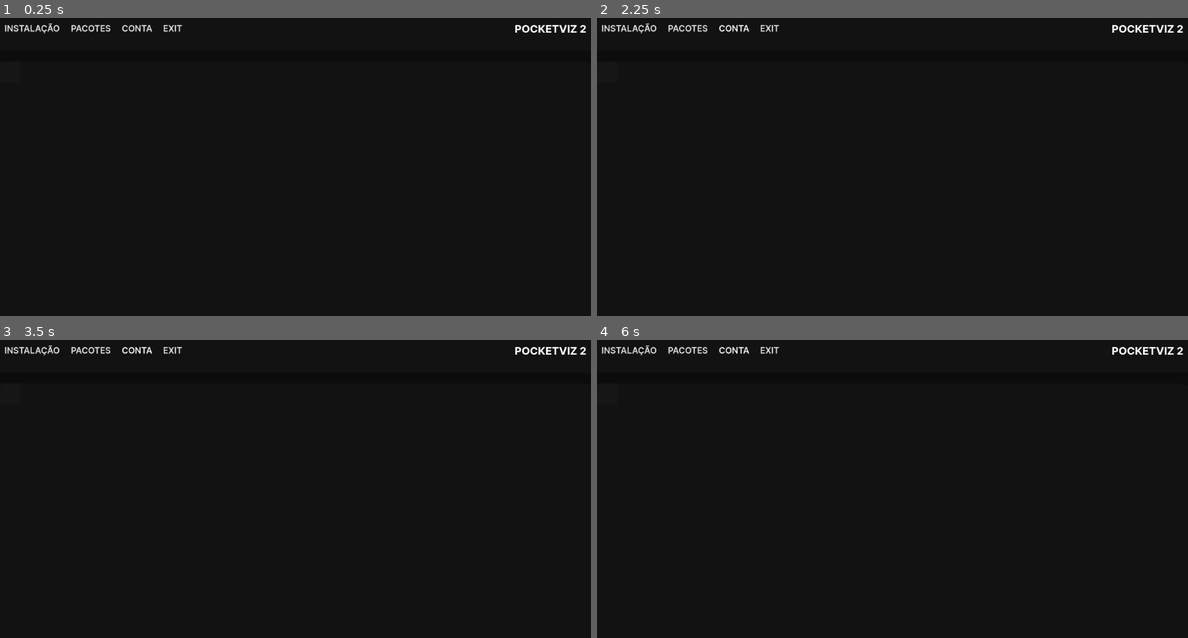
Above: before the commit, frames 1-4 (two rows, left to right).
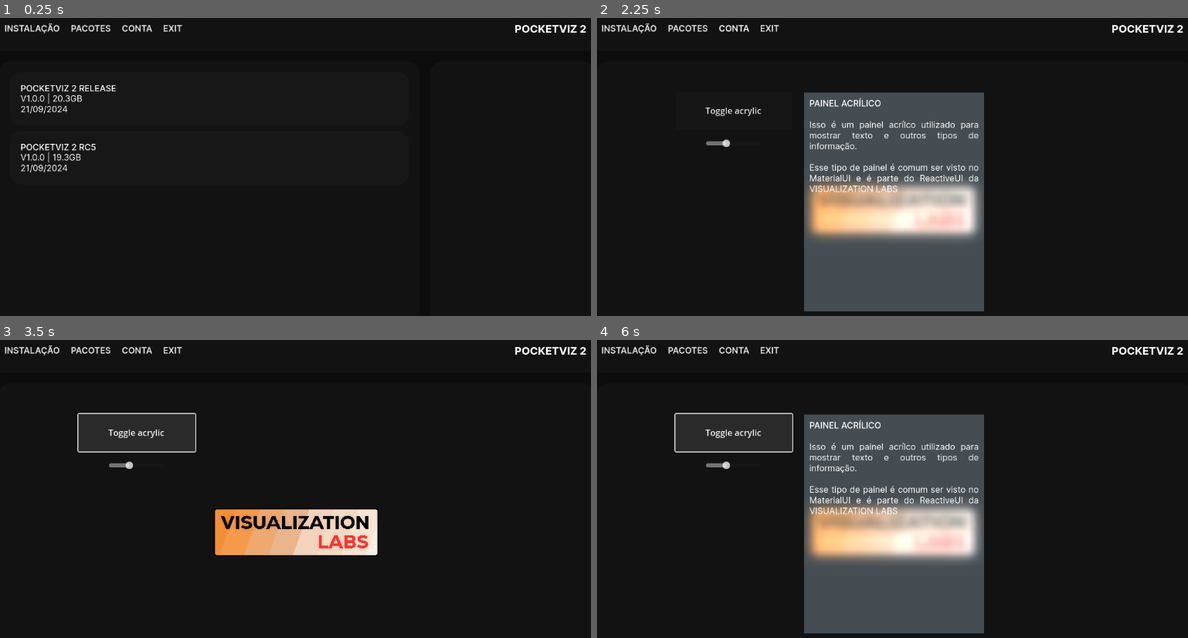
Above: after the commit, the same moments.

Repository: VISUALIZATION-LABS/ConcretizeManager
Game: Godot game, scene res://main_window.tscn
Same seed, same stepped clock (60 frames per second), same inputs: the game is played once before the commit and once after it.
Inputs (mouse positions are in pixels of both pictures, inside the frame that each line leads up to):
- Up to frame 1 (0.25 s): no input
- Up to frame 2 (2.25 s): click "INSTALAÇÃO" at 0.5 s; click "PACOTES" at 1.25 s; click "CONTA" at 2 s
- Up to frame 3 (3.5 s): click (135, 432) at 2.75 s, where only the run after the commit has a clickable "Toggle acrylic"
- Up to frame 4 (6 s): click "INSTALAÇÃO" at 3.5 s; click "PACOTES" at 4.25 s; click "CONTA" at 5 s; click (732, 432) at 5.75 s, where only the run after the commit has a clickable "Toggle acrylic"

The runs differ from the first frame. In frame 1, 0.8% of the frame differs, in the area x 3-20%, y 22-52%; in frame 2, 23%; in frame 3, 4.3%; in frame 4, 23%, in the area x 13-66%, y 24-99%.

Commit message:
Added a sample blur panel (will be rewritten)

Diff:
--- /dev/null
+++ b/blurslider.gd
@@ -0,0 +1,8 @@
+extends HSlider
+
+
+
+
+func _on_value_changed(value: float) -> void:
+	$"../AcrylicBlurPanel/ColorRect".material.set_shader_parameter("blur", value/10)
+	pass # Replace with function body.
--- a/main_window.tscn
+++ b/main_window.tscn
@@ -1,10 +1,14 @@
-[gd_scene load_steps=13 format=3 uid="uid://ouyh71iw5w5o"]
+[gd_scene load_steps=19 format=3 uid="uid://ouyh71iw5w5o"]
 
 [ext_resource type="Script" path="res://WindowManager.gd" id="1_3eng3"]
 [ext_resource type="FontFile" uid="uid://7w3wryjj81mc" path="res://Art/Fonts/Inter/Inter-SemiBold.ttf" id="1_3rg3l"]
 [ext_resource type="FontFile" uid="uid://dhiv3473q5bwi" path="res://Art/Fonts/Inter/Inter-Bold.ttf" id="2_j5lki"]
 [ext_resource type="FontFile" uid="uid://cx66tncyfdt0g" path="res://Art/Fonts/Inter/Inter-Regular.ttf" id="3_3r5xi"]
 [ext_resource type="FontFile" uid="uid://cjp63h0jocdhr" path="res://Art/Fonts/Inter/Inter-Medium.ttf" id="4_ih4kp"]
+[ext_resource type="Texture2D" uid="uid://4dni6ru1l86v" path="res://logoColorThick.png" id="4_k4ilk"]
+[ext_resource type="Shader" path="res://test.gdshader" id="4_lu04a"]
+[ext_resource type="Script" path="res://toggleAcrylicExample.gd" id="6_ji07w"]
+[ext_resource type="Script" path="res://blurslider.gd" id="7_4fclj"]
 
 [sub_resource type="StyleBoxFlat" id="StyleBoxFlat_vv41q"]
 bg_color = Color(0.0705882, 0.0705882, 0.0705882, 1)
@@ -20,6 +24,18 @@
 corner_radius_bottom_right = 20
 corner_radius_bottom_left = 20
 
+[sub_resource type="StyleBoxFlat" id="StyleBoxFlat_cmo3o"]
+bg_color = Color(0.121569, 0.0509804, 0.00784314, 0)
+corner_radius_top_left = 20
+corner_radius_top_right = 20
+corner_radius_bottom_right = 20
+corner_radius_bottom_left = 20
+
+[sub_resource type="ShaderMaterial" id="ShaderMaterial_b71gg"]
+shader = ExtResource("4_lu04a")
+shader_parameter/color = Color(0.2, 0.231373, 0.254902, 1)
+shader_parameter/blur = 3.5
+
 [sub_resource type="StyleBoxEmpty" id="StyleBoxEmpty_udxyw"]
 
 [sub_resource type="StyleBoxEmpty" id="StyleBoxEmpty_p1e3r"]
@@ -57,7 +73,6 @@
 grow_vertical = 2
 
 [node name="wndInstalação" type="Control" parent="Windows"]
-visible = false
 layout_mode = 1
 anchors_preset = 15
 anchor_right = 1.0
@@ -368,6 +383,7 @@
 theme_override_styles/panel = SubResource("StyleBoxFlat_vv41q")
 
 [node name="wndConta" type="Control" parent="Windows"]
+visible = false
 layout_mode = 1
 anchors_preset = 15
 anchor_right = 1.0
@@ -401,10 +417,104 @@
 grow_vertical = 2
 theme_override_styles/panel = SubResource("StyleBoxFlat_vv41q")
 
-[node name="Panel" type="Panel" parent="Windows/wndConta/MarginContainer/Content/DownloadPanel"]
-layout_mode = 0
-offset_right = 40.0
-offset_bottom = 40.0
+[node name="Control" type="Control" parent="Windows/wndConta/MarginContainer/Content/DownloadPanel"]
+layout_mode = 1
+anchor_left = 0.5
+anchor_top = 0.535
+anchor_right = 0.5
+anchor_bottom = 0.535
+offset_left = -556.0
+offset_top = -280.875
+offset_right = 556.0
+offset_bottom = 244.125
+grow_horizontal = 0
+
+[node name="LogoColorThick" type="Sprite2D" parent="Windows/wndConta/MarginContainer/Content/DownloadPanel/Control"]
+position = Vector2(556, 281)
+scale = Vector2(0.17193, 0.17193)
+texture = ExtResource("4_k4ilk")
+
+[node name="AcrylicBlurPanel" type="Panel" parent="Windows/wndConta/MarginContainer/Content/DownloadPanel"]
+clip_contents = true
+layout_mode = 1
+anchors_preset = -1
+anchor_left = 0.5
+anchor_top = 0.5
+anchor_right = 0.5
+anchor_bottom = 0.5
+offset_left = -168.0
+offset_top = -204.5
+offset_right = 168.0
+offset_bottom = 204.5
+grow_horizontal = 2
+grow_vertical = 2
+theme_override_styles/panel = SubResource("StyleBoxFlat_cmo3o")
+
+[node name="ColorRect" type="ColorRect" parent="Windows/wndConta/MarginContainer/Content/DownloadPanel/AcrylicBlurPanel"]
+material = SubResource("ShaderMaterial_b71gg")
+layout_mode = 1
+anchors_preset = 15
+anchor_right = 1.0
+anchor_bottom = 1.0
+grow_horizontal = 2
+grow_vertical = 2
+
+[node name="MarginContainer" type="MarginContainer" parent="Windows/wndConta/MarginContainer/Content/DownloadPanel/AcrylicBlurPanel/ColorRect"]
+layout_mode = 1
+anchors_preset = 15
+anchor_right = 1.0
+anchor_bottom = 1.0
+grow_horizontal = 2
+grow_vertical = 2
+theme_override_constants/margin_left = 10
+theme_override_constants/margin_top = 10
+theme_override_constants/margin_right = 10
+theme_override_constants/margin_bottom = 10
+
+[node name="Control" type="Control" parent="Windows/wndConta/MarginContainer/Content/DownloadPanel/AcrylicBlurPanel/ColorRect/MarginContainer"]
+layout_mode = 2
+
+[node name="RichTextLabel" type="RichTextLabel" parent="Windows/wndConta/MarginContainer/Content/DownloadPanel/AcrylicBlurPanel/ColorRect/MarginContainer/Control"]
+layout_mode = 2
+offset_right = 316.0
+offset_bottom = 389.0
+theme_override_fonts/normal_font = ExtResource("3_3r5xi")
+theme_override_fonts/bold_font = ExtResource("4_ih4kp")
+bbcode_enabled = true
+text = "[b]PAINEL ACRÍLICO[/b]
+[fill]
+Isso é um painel acrílco utilizado para mostrar texto e outros tipos de informação.
+
+Esse tipo de painel é comum ser visto no MaterialUI e é parte do ReactiveUI da VISUALIZATION LABS"
+fit_content = true
+
+[node name="toggleAcrylic" type="Button" parent="Windows/wndConta/MarginContainer/Content/DownloadPanel"]
+layout_mode = 1
+anchors_preset = -1
+anchor_left = 0.5
+anchor_top = 0.5
+anchor_right = 0.5
+anchor_bottom = 0.5
+offset_left = -408.0
+offset_top = -205.5
+offset_right = -190.0
+offset_bottom = -135.5
+text = "Toggle acrylic"
+script = ExtResource("6_ji07w")
+
+[node name="HSlider" type="HSlider" parent="Windows/wndConta/MarginContainer/Content/DownloadPanel"]
+layout_mode = 1
+anchors_preset = -1
+anchor_left = 0.5
+anchor_top = 0.535
+anchor_right = 0.5
+anchor_bottom = 0.535
+offset_left = -351.0
+offset_top = -135.875
+offset_right = -248.0
+offset_bottom = -119.875
+value = 35.0
+script = ExtResource("7_4fclj")
 
 [node name="Header" type="Control" parent="."]
 layout_mode = 1
@@ -492,12 +602,14 @@
 
 [node name="RichTextLabel" type="RichTextLabel" parent="Header/MarginContainer/Content"]
 layout_mode = 2
-anchor_top = 0.302
-anchor_right = 1.0
-anchor_bottom = 0.698
-offset_left = 952.0
-offset_top = -0.026001
-offset_bottom = 0.026001
+anchor_left = 0.5
+anchor_top = 0.5
+anchor_right = 0.5
+anchor_bottom = 0.5
+offset_left = 406.0
+offset_top = -12.5
+offset_right = 546.0
+offset_bottom = 12.5
 grow_horizontal = 2
 grow_vertical = 2
 theme_override_fonts/normal_font = ExtResource("2_j5lki")
@@ -506,6 +618,8 @@
 text = "POCKETVIZ 2"
 fit_content = true
 
+[connection signal="button_down" from="Windows/wndConta/MarginContainer/Content/DownloadPanel/toggleAcrylic" to="Windows/wndConta/MarginContainer/Content/DownloadPanel/toggleAcrylic" method="_on_button_down"]
+[connection signal="value_changed" from="Windows/wndConta/MarginContainer/Content/DownloadPanel/HSlider" to="Windows/wndConta/MarginContainer/Content/DownloadPanel/HSlider" method="_on_value_changed"]
 [connection signal="button_down" from="Header/MarginContainer/Content/HBoxContainer/btnInstall" to="." method="_on_btn_install_button_down"]
 [connection signal="button_down" from="Header/MarginContainer/Content/HBoxContainer/btnPacotes" to="." method="_on_btn_pacotes_button_down"]
 [connection signal="button_down" from="Header/MarginContainer/Content/HBoxContainer/btnConta" to="." method="_on_btn_conta_button_down"]
--- a/test.gdshader
+++ b/test.gdshader
@@ -1,10 +1,11 @@
 shader_type canvas_item;
 
 uniform sampler2D screen_texture : hint_screen_texture, repeat_disable, filter_linear_mipmap;
-uniform vec4 color : source_color;
+uniform vec4 color : source_color = vec4(1);
+uniform float blur : hint_range(0.0, 10.0) = 1;
 
 void fragment() {
-		COLOR = textureLod(screen_texture, SCREEN_UV, 4);
+		COLOR = textureLod(screen_texture, SCREEN_UV, blur) + color;
 }
 
 //void light() {
--- /dev/null
+++ b/toggleAcrylicExample.gd
@@ -0,0 +1,7 @@
+extends Button
+
+func _ready() -> void:
+	pass
+
+func _on_button_down() -> void:
+	$"../AcrylicBlurPanel".visible = ! $"../AcrylicBlurPanel".visible
Binary file added: logoColorThick.png
Not shown, added: logoColorThick.png.import
